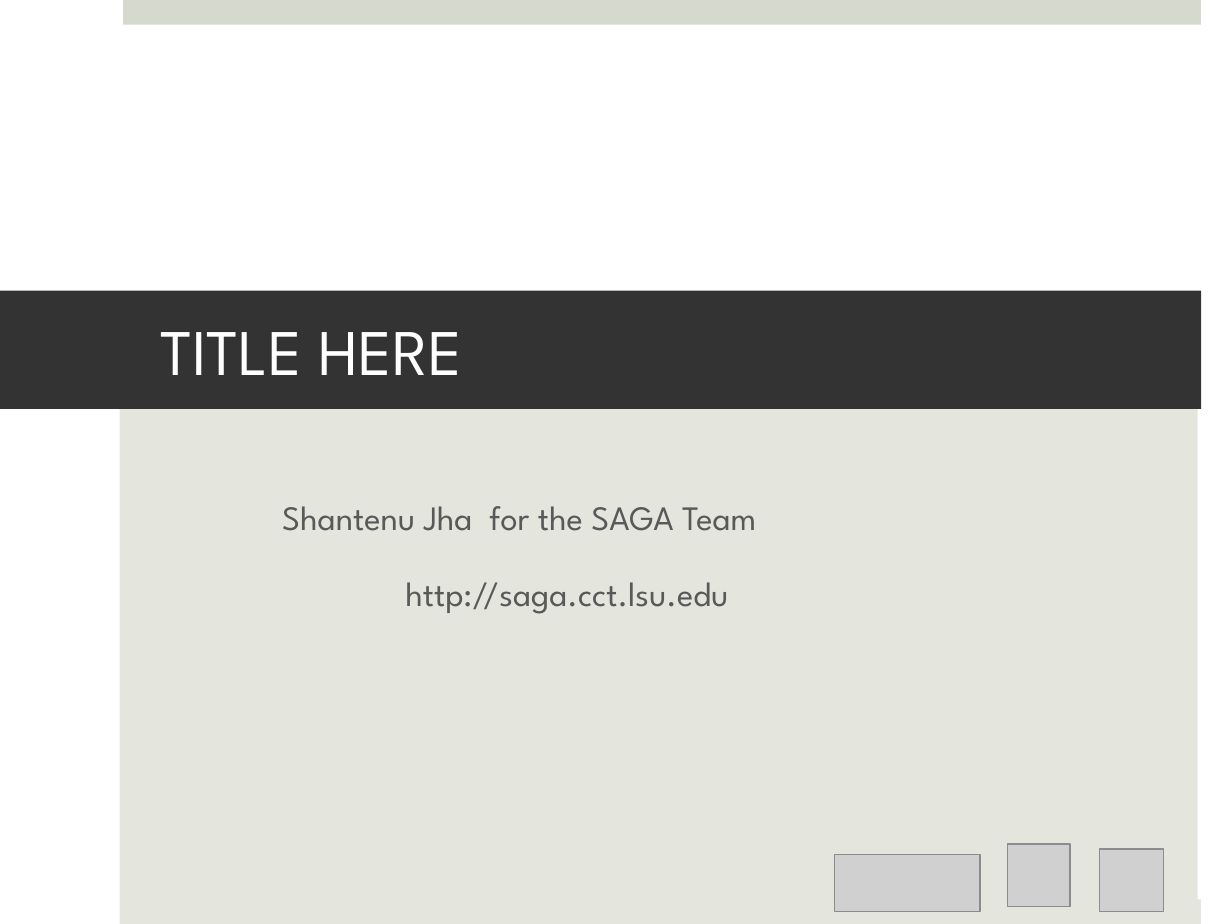
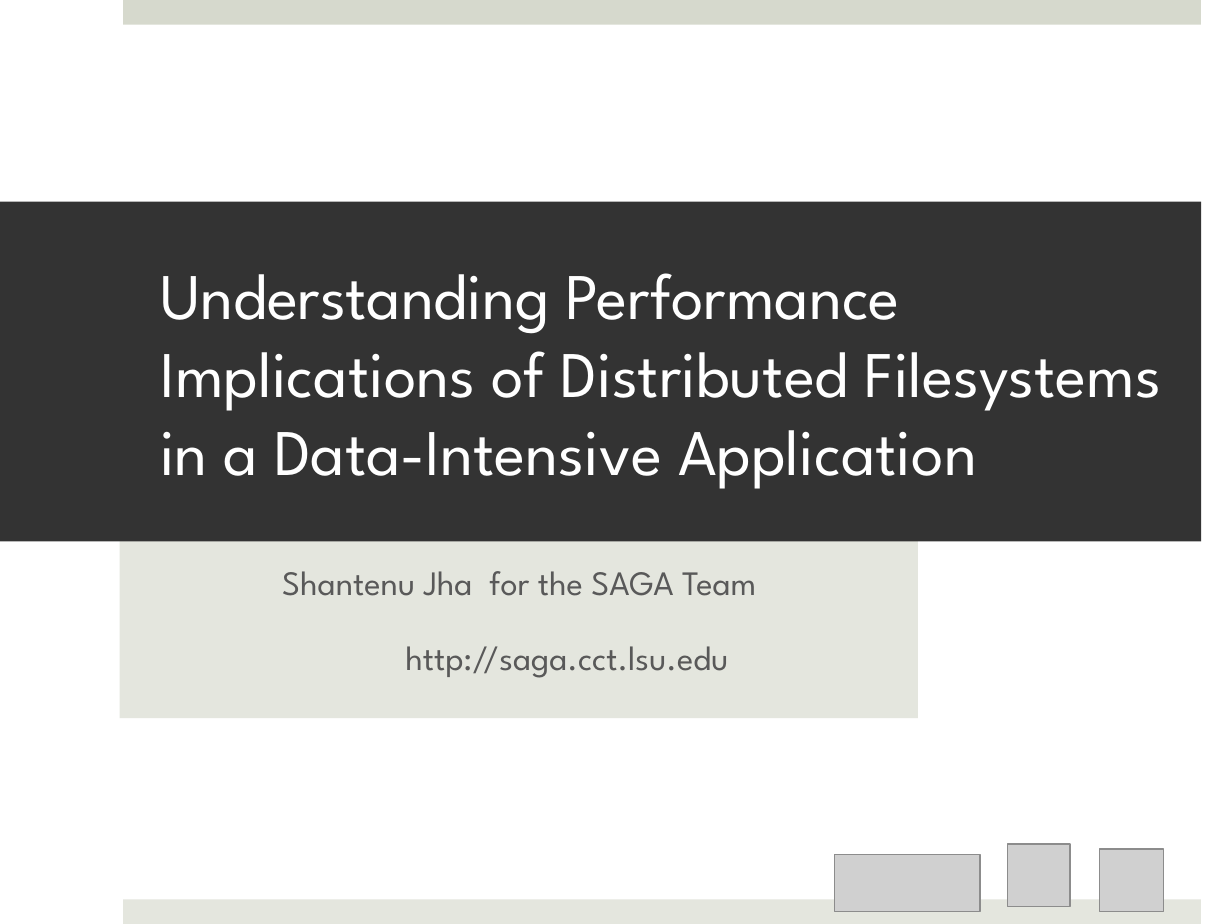
Before and after one commit to saga-project/saga-cpp-legacy-projects, a slide deck: slide 1 of papers/data_intensive/eScience09/RoyalSocietyPresentation.pptx. Drawn at 1232x924 pixels with LibreOffice and Linux fonts; fonts in the diff are those of the drawing; grey boxes stand for pictures; background and template pictures are left out. Boxes give left, top, right and bottom in pixels: in the first picture for what was removed or moved away, otherwise in the second. Text is boxed around its words. In the diff, an @@ line names an element or a change of style, - is before the commit and + after.

```diff
--- a/papers/data_intensive/eScience09/RoyalSocietyPresentation.pptx
+++ b/papers/data_intensive/eScience09/RoyalSocietyPresentation.pptx
@@ title "Understanding Performance Implications of Distributed ...": place and size @@
-title "Understanding Performance Implications of Distributed ..." at [0, 291, 1201, 409]
+title "Understanding Performance Implications of Distributed ..." at [0, 202, 1201, 542]
@@ title at [160, 273, 1162, 489]: text changed @@
-TITLE HERE
+Understanding Performance Implications of Distributed Filesystems in a Data-Intensive Application
@@ subtitle "Shantenu Jha for the SAGA ...": place and size @@
-subtitle "Shantenu Jha for the SAGA ..." at [120, 409, 1198, 924]
+subtitle "Shantenu Jha for the SAGA ..." at [120, 473, 918, 718]
```
Also in this commit, not shown: 7 other slides changed, 5 slides added, 2 slides removed, 1 other file.
